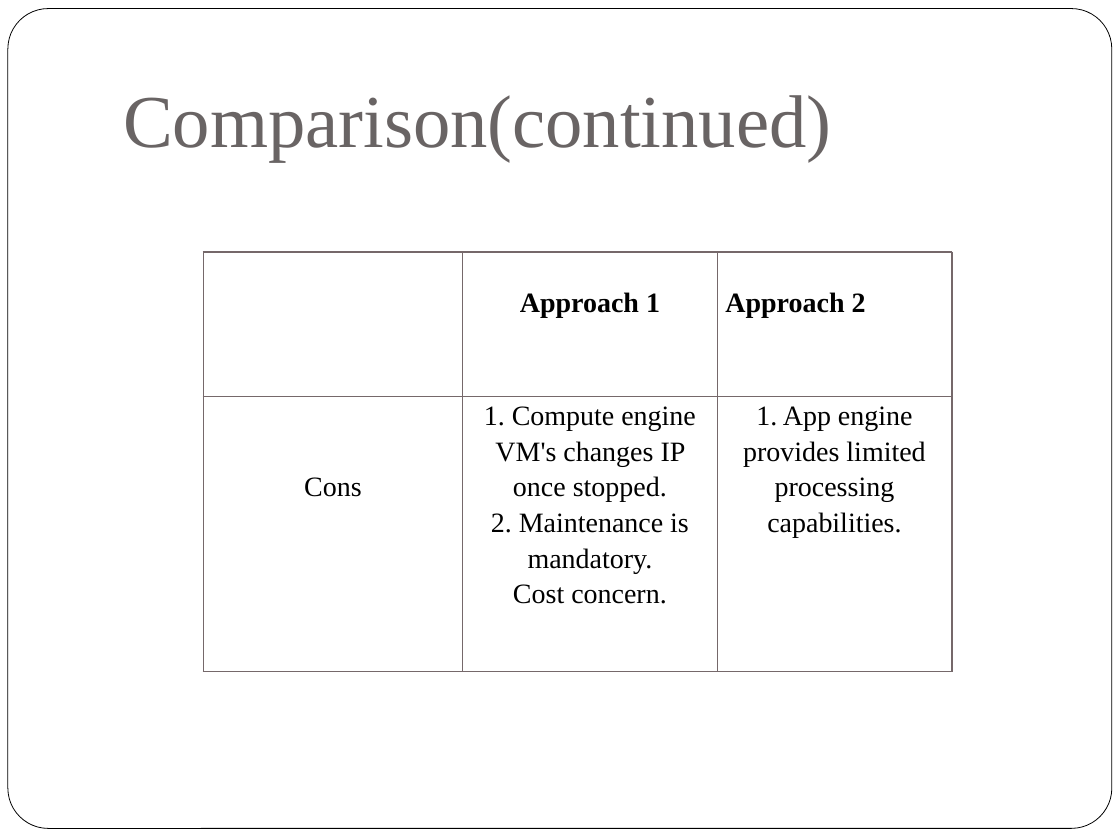
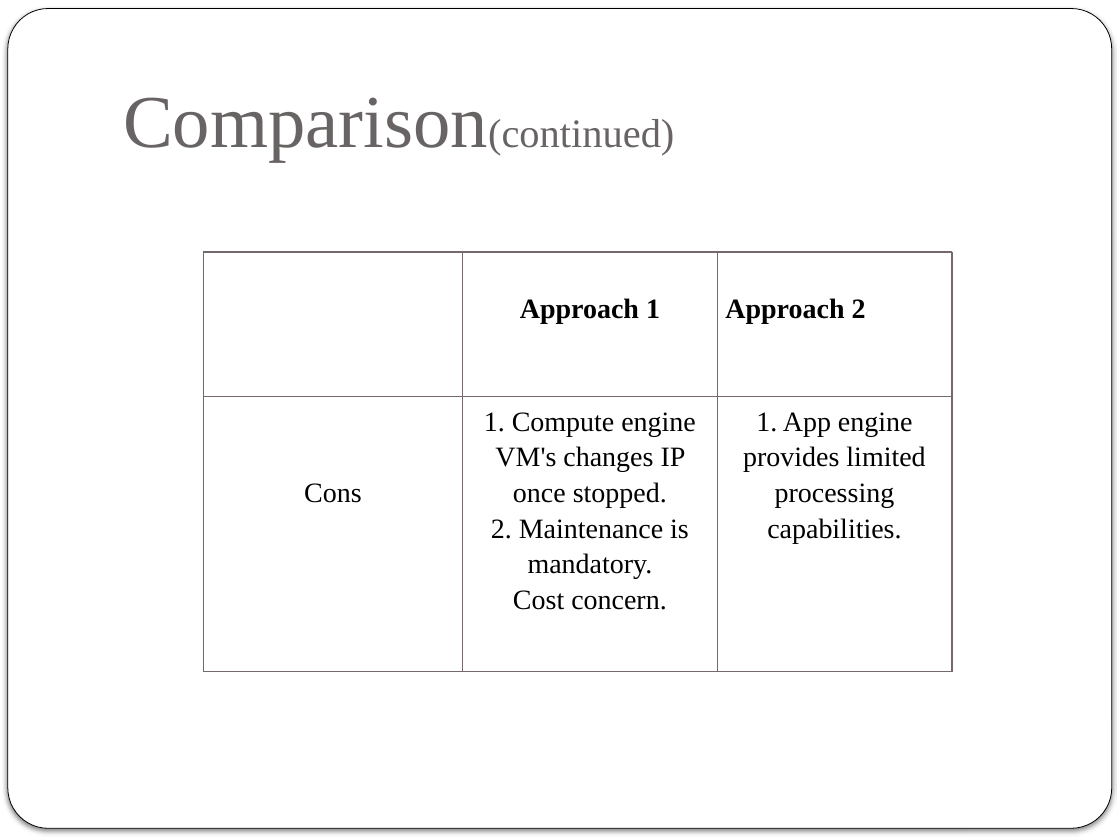
Before and after one commit to shwetaHerlekar/QuoteOfTheDay, a slide deck: slide 8 of documentation/QuoteOftheDay.pptx. Drawn at 1120x840 pixels with LibreOffice and Linux fonts; fonts in the diff are those of the drawing. Boxes give left, top, right and bottom in pixels: in the first picture for what was removed or moved away, otherwise in the second. Text is boxed around its words. In the diff, an @@ line names an element or a change of style, - is before the commit and + after.

```diff
--- a/documentation/QuoteOftheDay.pptx
+++ b/documentation/QuoteOftheDay.pptx
@@ rounded rectangle at [8,9,1112,829]: outline #000000 0.5 pt to #000000 0.51 pt; shadow on @@
@@ text "Comparison(continued)" at [123,97,674,162]: size 48 to 26 pt in "Comparison(continued)" @@
@@ table at [203,252,952,672] @@
@@ borders changed @@
```
Also in this commit, not shown: 8 other slides changed, 1 slide added, 1 slide removed.
